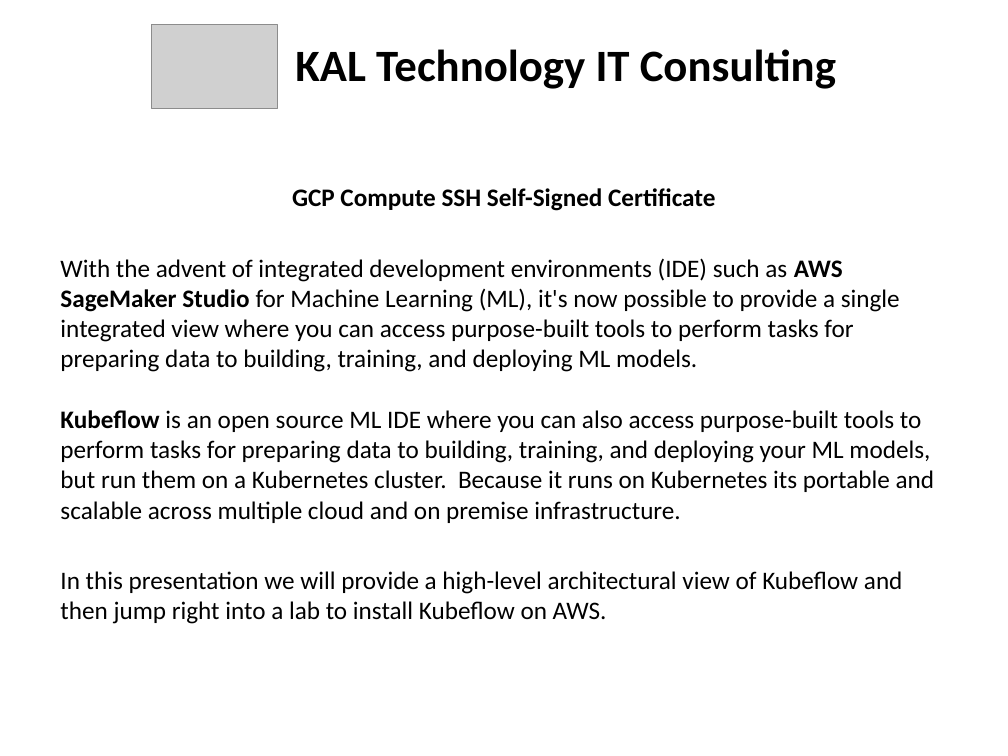
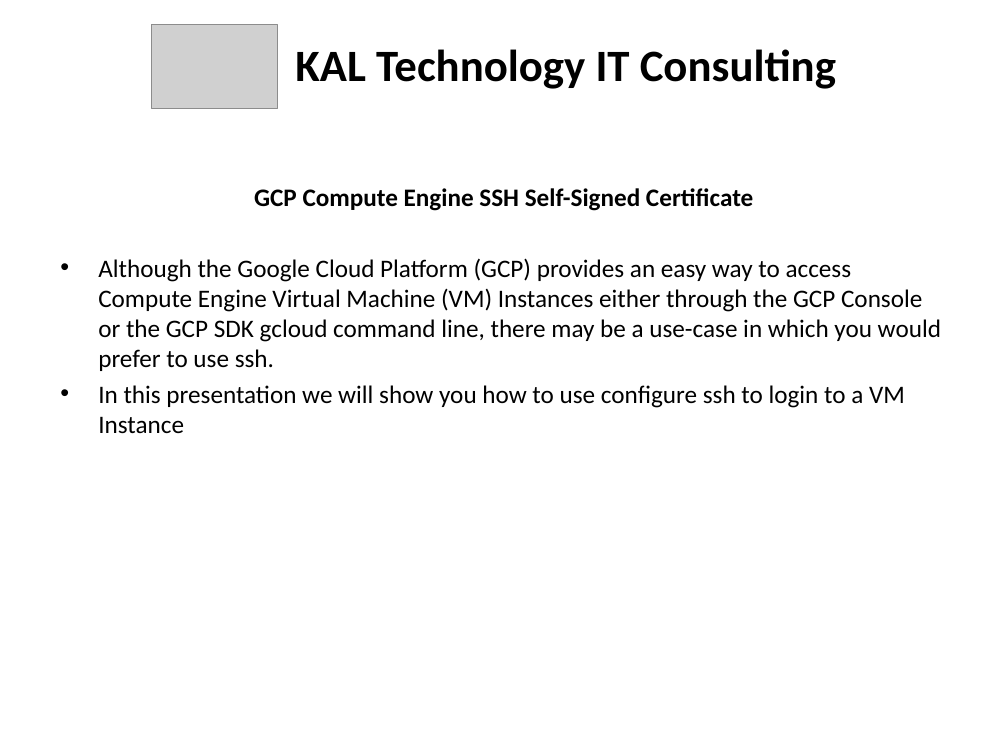
Before and after one commit to kskalvar/gcp-compute-ssh-self-signed-certificate, a slide deck: slide 2 of GCP Compute ssh Self-Signed-Certificate.pptx. Drawn at 1008x756 pixels with LibreOffice and Linux fonts; fonts in the diff are those of the drawing; grey boxes stand for pictures. Boxes give left, top, right and bottom in pixels: in the first picture for what was removed or moved away, otherwise in the second. Text is boxed around its words. In the diff, an @@ line names an element or a change of style, - is before the commit and + after.

```diff
--- a/GCP Compute ssh Self-Signed-Certificate.pptx
+++ b/GCP Compute ssh Self-Signed-Certificate.pptx
@@ text at [98,188,941,434]: text changed @@
-GCP Compute SSH Self-Signed Certificate
-With the advent of integrated development environments (IDE) such as AWS SageMaker Studio for Machine Learning (ML), it's now possible to provide a single integrated view where you can access purpose-built tools to perform tasks for preparing data to building, training, and deploying ML models.
-Kubeflow is an open source ML IDE where you can also access purpose-built tools to perform tasks for preparing data to building, training, and deploying your ML models, but run them on a Kubernetes cluster. Because it runs on Kubernetes its portable and scalable across multiple cloud and on premise infrastructure.
-In this presentation we will provide a high-level architectural view of Kubeflow and then jump right into a lab to install Kubeflow on AWS.
+GCP Compute Engine SSH Self-Signed Certificate
+• Although the Google Cloud Platform (GCP) provides an easy way to access Compute Engine Virtual Machine (VM) Instances either through the GCP Console or the GCP SDK gcloud command line, there may be a use-case in which you would prefer to use ssh.
+• In this presentation we will show you how to use configure ssh to login to a VM Instance
```
Also in this commit, not shown: 3 other slides changed, 2 slides removed, 1 other file.
